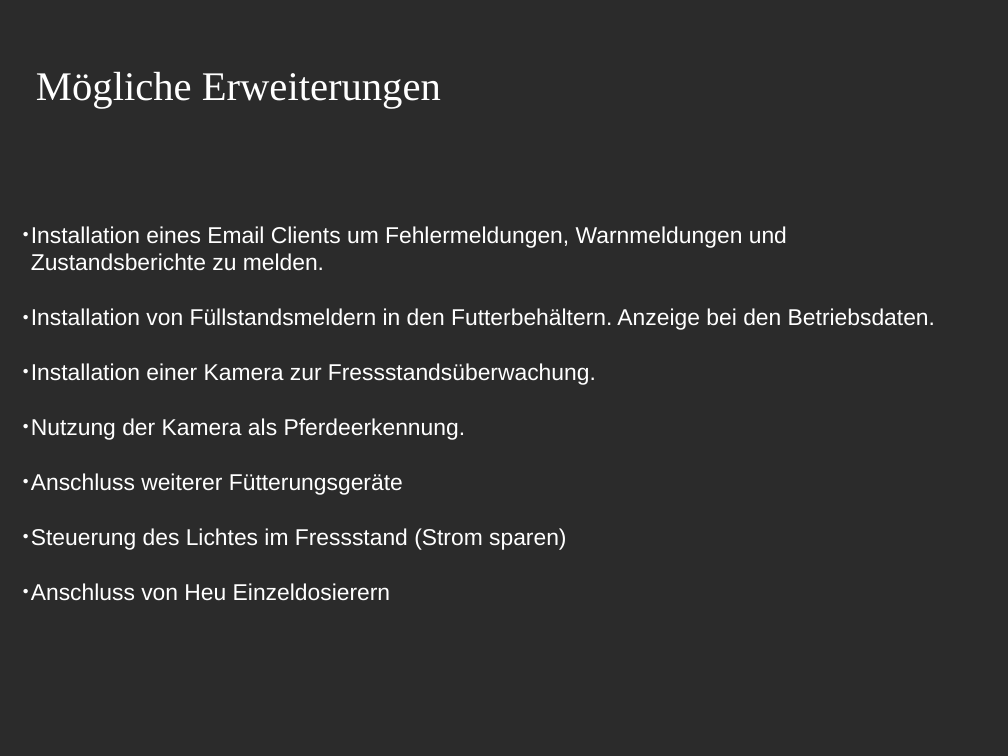
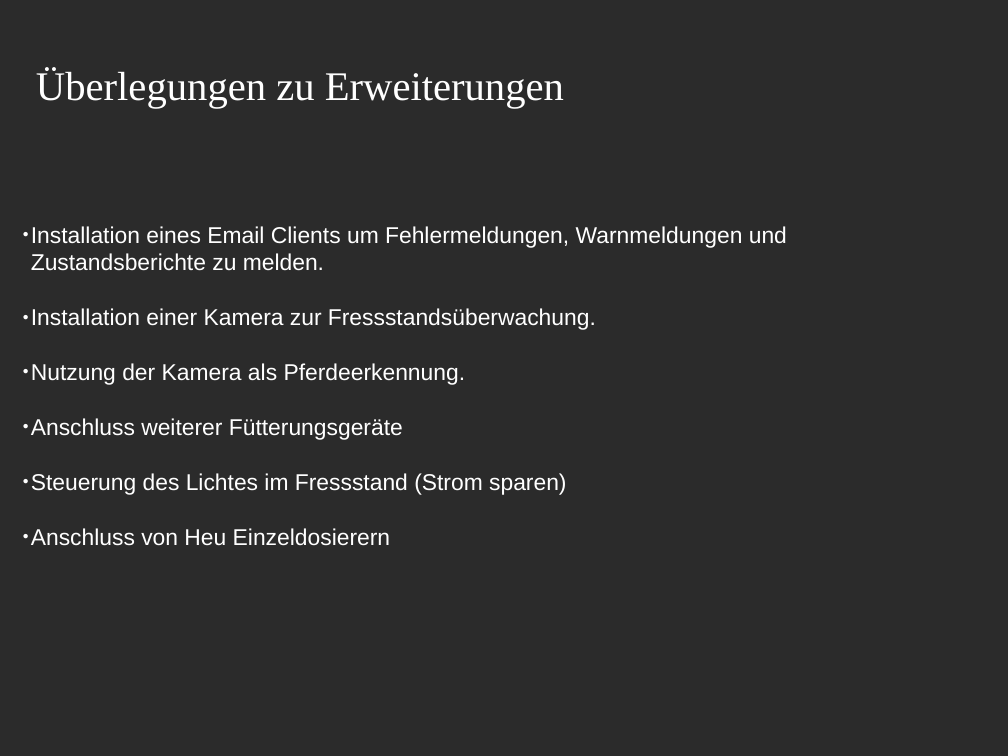
Before and after one commit to Kalle01/Pferde-Fuettterungssteuerung, a slide deck: slide 17 of allgemeine_Dokumente/Beschreibung.Menuestruktur.odp. Drawn at 1008x756 pixels with LibreOffice and Linux fonts; fonts in the diff are those of the drawing; background and template pictures are left out; a plain dark background stands for a picture behind light text. Boxes give left, top, right and bottom in pixels: in the first picture for what was removed or moved away, otherwise in the second. Text is boxed around its words. In the diff, an @@ line names an element or a change of style, - is before the commit and + after.

```diff
--- a/allgemeine_Dokumente/Beschreibung.Menuestruktur.odp
+++ b/allgemeine_Dokumente/Beschreibung.Menuestruktur.odp
@@ text at (36,68,564,108): text changed @@
-Mögliche Erweiterungen
+Überlegungen zu Erweiterungen
@@ text at (31,308,935,330): paragraph removed @@
-● Installation von Füllstandsmeldern in den Futterbehältern. Anzeige bei den Betriebsdaten.
```
Also in this commit, not shown: 11 other slides changed, 1 slide added, 1 slide removed.
